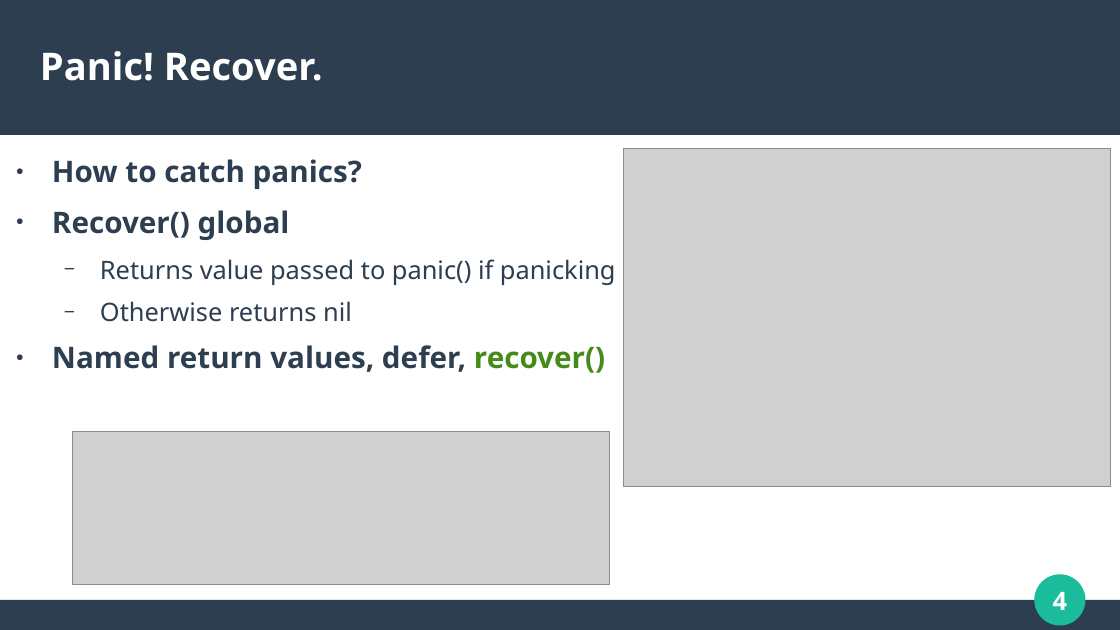
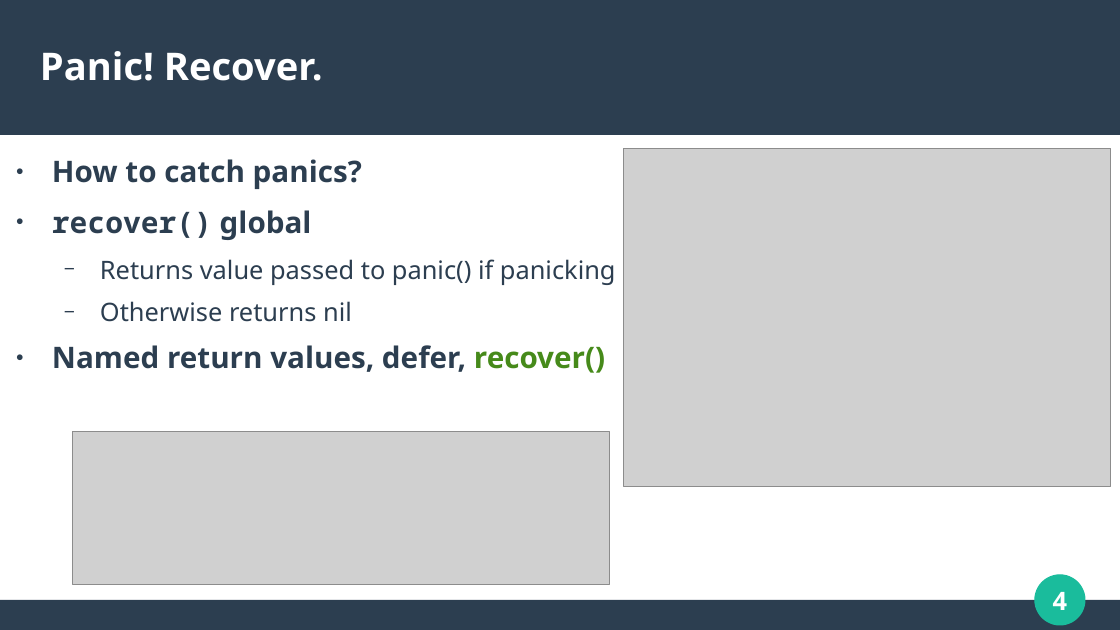
Before and after one commit to calvincramer/golang-training-3, a slide deck: slide 4 of presentation-3.odp. Drawn at 1120x630 pixels with LibreOffice and Linux fonts; fonts in the diff are those of the drawing; grey boxes stand for pictures. Boxes give left, top, right and bottom in pixels: in the first picture for what was removed or moved away, otherwise in the second. Text is boxed around its words. In the diff, an @@ line names an element or a change of style, - is before the commit and + after.

```diff
--- a/presentation-3.odp
+++ b/presentation-3.odp
@@ text at box(52, 210, 312, 240): text changed; font Noto Sans to Noto Sans Mono @@
-● Recover() global
+● recover() global
```
Also in this commit, not shown: 3 other slides changed, 1 other file.
